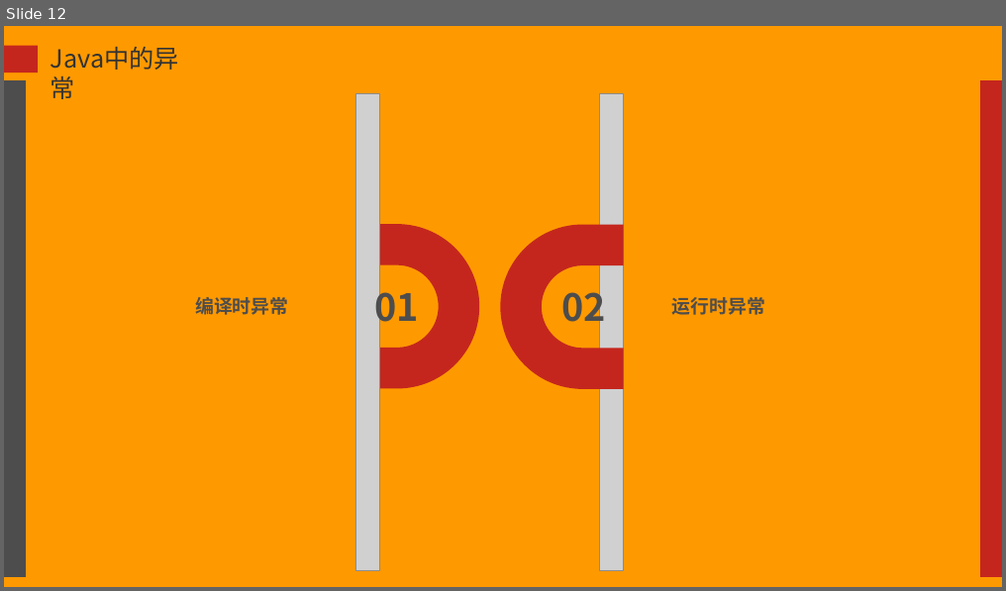
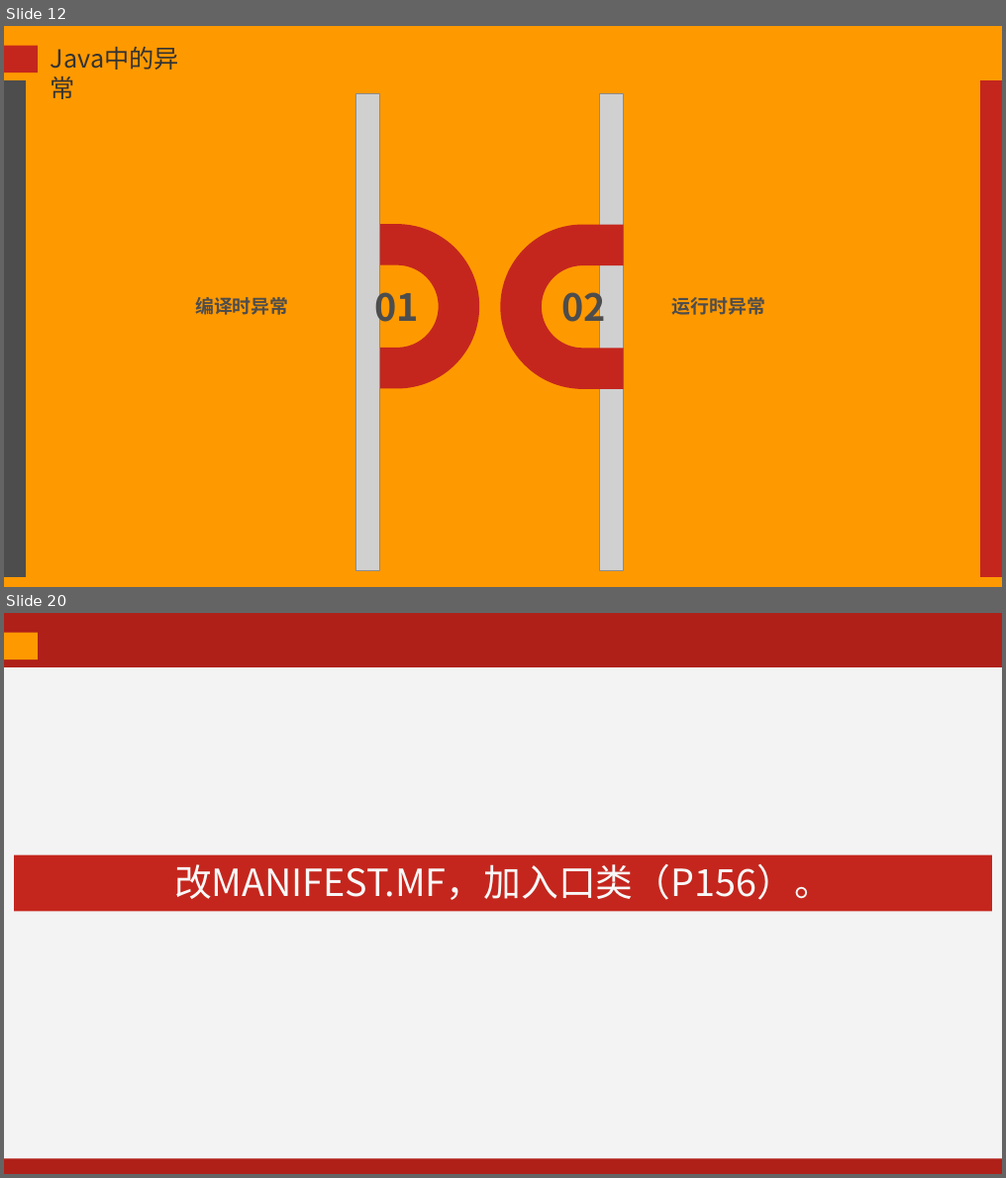
Before and after one commit to kevinjoyce/JavaCourseWare, a slide deck: PPT/每次课PPT/04 面向对象（下）-2.pptx. Shown one above the other, each under a label of ours: slide 12 before the commit, slides 12 and 20 after it; the slides between them are not shown. The pictures are 1006x591 and 1006x1178 pixels, drawn with LibreOffice and Linux fonts; fonts in the diff are those of the drawing; grey boxes stand for pictures; background and template pictures are left out. Boxes give left, top, right and bottom in pixels: in the first picture for what was removed or moved away, otherwise in the second. Text is boxed around its words. In the diff, an @@ line names an element or a change of style, - is before the commit and + after.

```diff
--- a/PPT/每次课PPT/04 面向对象（下）-2.pptx
+++ b/PPT/每次课PPT/04 面向对象（下）-2.pptx
@@ slide 20 added at (x1=4, y1=613, x2=1002, y2=1174), background #AF2019 @@
@@ rectangle added at (x1=4, y1=633, x2=38, y2=660), fill #FF9900 @@
@@ rectangle added at (x1=4, y1=667, x2=1002, y2=1158), fill #F3F3F3 @@
@@ rectangle added at (x1=14, y1=855, x2=991, y2=911), fill #C4261D, 36 pt, text #F8F8F8 @@
+改MANIFEST.MF，加入口类（P156）。
```
Also in this commit, not shown: 2 slides changed, 8 other slides added, 15 slides removed, 33 other files.
